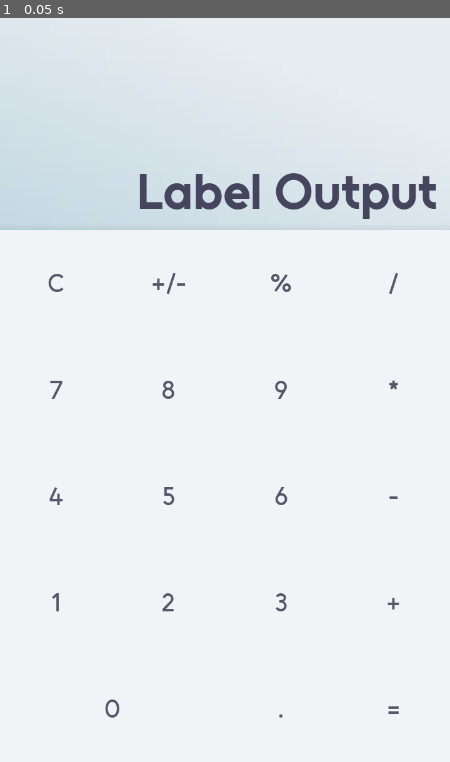
Above: before the commit, frame 1.
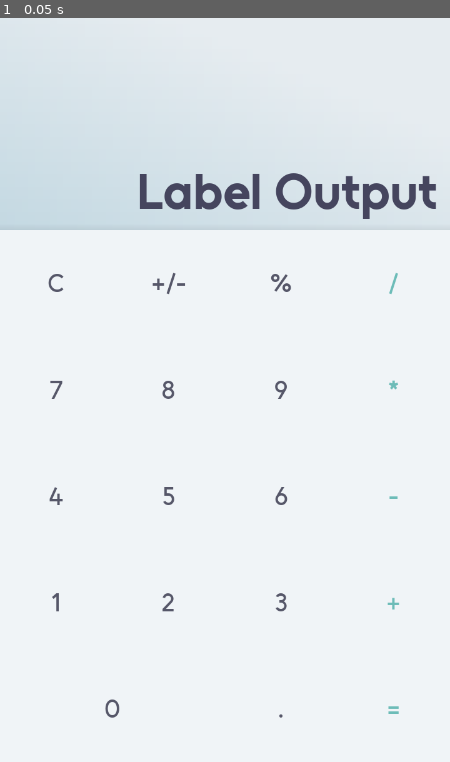
Above: after the commit, the same moment.

Repository: Discordanian/godot-templates
Game: Godot game, scene res://scenes/calculator.tscn
Two runs of this game, one before a commit and one after it. Both use one fixed random seed, a clock stepped at 60 frames per second and the inputs below.
Inputs:
- Up to frame 1 (0.05 s): no input

The runs differ from the first frame. In frame 1, less than 0.1% of the frame differs, in the area x 86-89%, y 34-94%.

Commit message:
Function Keys

Diff:
--- a/starter-godot-apps/Calculator/scenes/calculator.tscn
+++ b/starter-godot-apps/Calculator/scenes/calculator.tscn
@@ -69,6 +69,7 @@
 layout_mode = 2
 size_flags_horizontal = 3
 size_flags_vertical = 3
+theme_type_variation = &"FunctionButton"
 text = "/"
 
 [node name="Button5" type="Button" parent="VBoxContainer/PanelContainer/GridContainer" unique_id=436743294]
@@ -93,6 +94,7 @@
 layout_mode = 2
 size_flags_horizontal = 3
 size_flags_vertical = 3
+theme_type_variation = &"FunctionButton"
 text = "*"
 
 [node name="Button9" type="Button" parent="VBoxContainer/PanelContainer/GridContainer" unique_id=1240062368]
@@ -117,6 +119,7 @@
 layout_mode = 2
 size_flags_horizontal = 3
 size_flags_vertical = 3
+theme_type_variation = &"FunctionButton"
 text = "-"
 
 [node name="Button13" type="Button" parent="VBoxContainer/PanelContainer/GridContainer" unique_id=720533330]
@@ -141,6 +144,7 @@
 layout_mode = 2
 size_flags_horizontal = 3
 size_flags_vertical = 3
+theme_type_variation = &"FunctionButton"
 text = "+"
 
 [node name="Spacer" type="Control" parent="VBoxContainer/PanelContainer/GridContainer" unique_id=144695598]
@@ -174,6 +178,7 @@
 layout_mode = 2
 size_flags_horizontal = 3
 size_flags_vertical = 3
+theme_type_variation = &"FunctionButton"
 text = "="
 
 [connection signal="resized" from="VBoxContainer/PanelContainer/GridContainer/ZeroButtonContainer/ZeroButton" to="." method="_on_zero_button_resized"]
--- a/starter-godot-apps/Calculator/themes/light.tres
+++ b/starter-godot-apps/Calculator/themes/light.tres
@@ -10,6 +10,29 @@
 bg_color = Color(0.9019608, 0.92941177, 0.9490196, 1)
 
 [sub_resource type="StyleBoxEmpty" id="StyleBoxEmpty_cimpl"]
+
+[sub_resource type="StyleBoxFlat" id="StyleBoxFlat_vhl38"]
+content_margin_left = 4.0
+content_margin_top = 4.0
+content_margin_right = 4.0
+content_margin_bottom = 4.0
+bg_color = Color(1, 0.365, 0.365, 1)
+draw_center = false
+border_width_left = 2
+border_width_top = 2
+border_width_right = 2
+border_width_bottom = 2
+corner_detail = 1
+
+[sub_resource type="StyleBoxFlat" id="StyleBoxFlat_qub42"]
+
+[sub_resource type="StyleBoxFlat" id="StyleBoxFlat_jtsux"]
+bg_color = Color(0.9411765, 0.95686275, 0.96862745, 1)
+
+[sub_resource type="StyleBoxEmpty" id="StyleBoxEmpty_qf5hw"]
+
+[sub_resource type="StyleBoxFlat" id="StyleBoxFlat_75eb8"]
+bg_color = Color(0.9411765, 0.95686275, 0.96862745, 1)
 
 [sub_resource type="Gradient" id="Gradient_wq6yc"]
 colors = PackedColorArray(0.7294118, 0.827451, 0.87058824, 1, 0.9019608, 0.9254902, 0.9411765, 1)
@@ -36,6 +59,31 @@
 Button/styles/focus = SubResource("StyleBoxFlat_qe7jt")
 Button/styles/hover = SubResource("StyleBoxFlat_qf5hw")
 Button/styles/normal = SubResource("StyleBoxEmpty_cimpl")
+FunctionButton/base_type = &"Button"
+FunctionButton/colors/font_color = Color(0.42745098, 0.7372549, 0.72156864, 1)
+FunctionButton/colors/font_disabled_color = Color(0, 0, 0, 1)
+FunctionButton/colors/font_focus_color = Color(0, 0, 0, 1)
+FunctionButton/colors/font_hover_color = Color(0, 0, 0, 1)
+FunctionButton/colors/font_hover_pressed_color = Color(0, 0, 0, 1)
+FunctionButton/colors/font_outline_color = Color(0, 0, 0, 1)
+FunctionButton/colors/font_pressed_color = Color(0, 0, 0, 1)
+FunctionButton/colors/icon_disabled_color = Color(0, 0, 0, 1)
+FunctionButton/colors/icon_focus_color = Color(0, 0, 0, 1)
+FunctionButton/colors/icon_hover_color = Color(0, 0, 0, 1)
+FunctionButton/colors/icon_hover_pressed_color = Color(0, 0, 0, 1)
+FunctionButton/colors/icon_normal_color = Color(0, 0, 0, 1)
+FunctionButton/colors/icon_pressed_color = Color(0, 0, 0, 1)
+FunctionButton/constants/align_to_largest_stylebox = 0
+FunctionButton/constants/h_separation = 0
+FunctionButton/constants/icon_max_width = 0
+FunctionButton/constants/outline_size = 0
+FunctionButton/font_sizes/font_size = 40
+FunctionButton/fonts/font = ExtResource("1_qf5hw")
+FunctionButton/styles/disabled = SubResource("StyleBoxFlat_vhl38")
+FunctionButton/styles/focus = SubResource("StyleBoxFlat_qub42")
+FunctionButton/styles/hover = SubResource("StyleBoxFlat_jtsux")
+FunctionButton/styles/normal = SubResource("StyleBoxEmpty_qf5hw")
+FunctionButton/styles/pressed = SubResource("StyleBoxFlat_75eb8")
 GridContainer/constants/h_separation = 0
 GridContainer/constants/v_separation = 0
 Label/colors/font_color = Color(0.27058825, 0.27058825, 0.36862746, 1)
